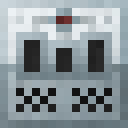
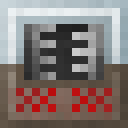
Two versions of the same layered image (128 × 128). Layer-by-layer changes:
hid "Electrolyzer (Shadow)" over [24, 40, 104, 72]
showed "Big (Shadow)" over [24, 24, 104, 80]
hid group "Electrolyzer" (3 layers) over [24, 8, 104, 72]
hid "Electrolyzer 1", painted on it over [24, 40, 104, 72]
hid "Electrolyzer Lamps" over [32, 8, 96, 40]
added group "I. Grinder" with 4 layers in group "Contents" over [24, 16, 104, 88]
added layer "I. Grinder 3" in group "I. Grinder" over [24, 24, 104, 80]
showed "Big (Advanced)" over [16, 16, 112, 88]
hid "Electrolyze" over [16, 32, 112, 80]
showed group "On" (7 layers) over [8, 16, 120, 120]
hid "Side" over [0, 8, 128, 128]
showed "Front - (Advanced)" over [0, 8, 128, 128]
